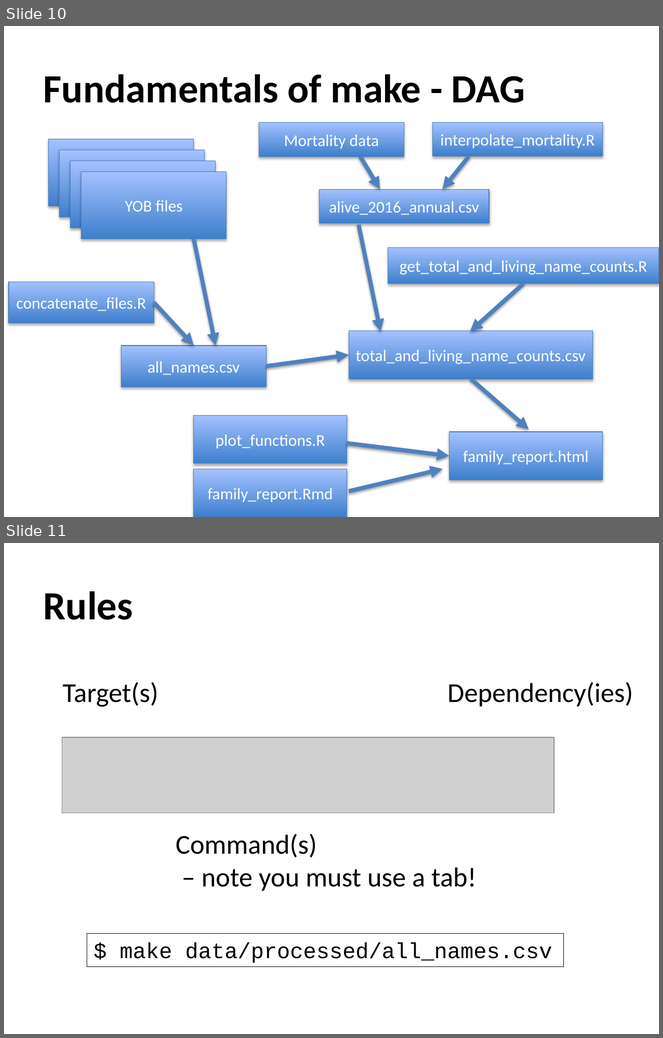
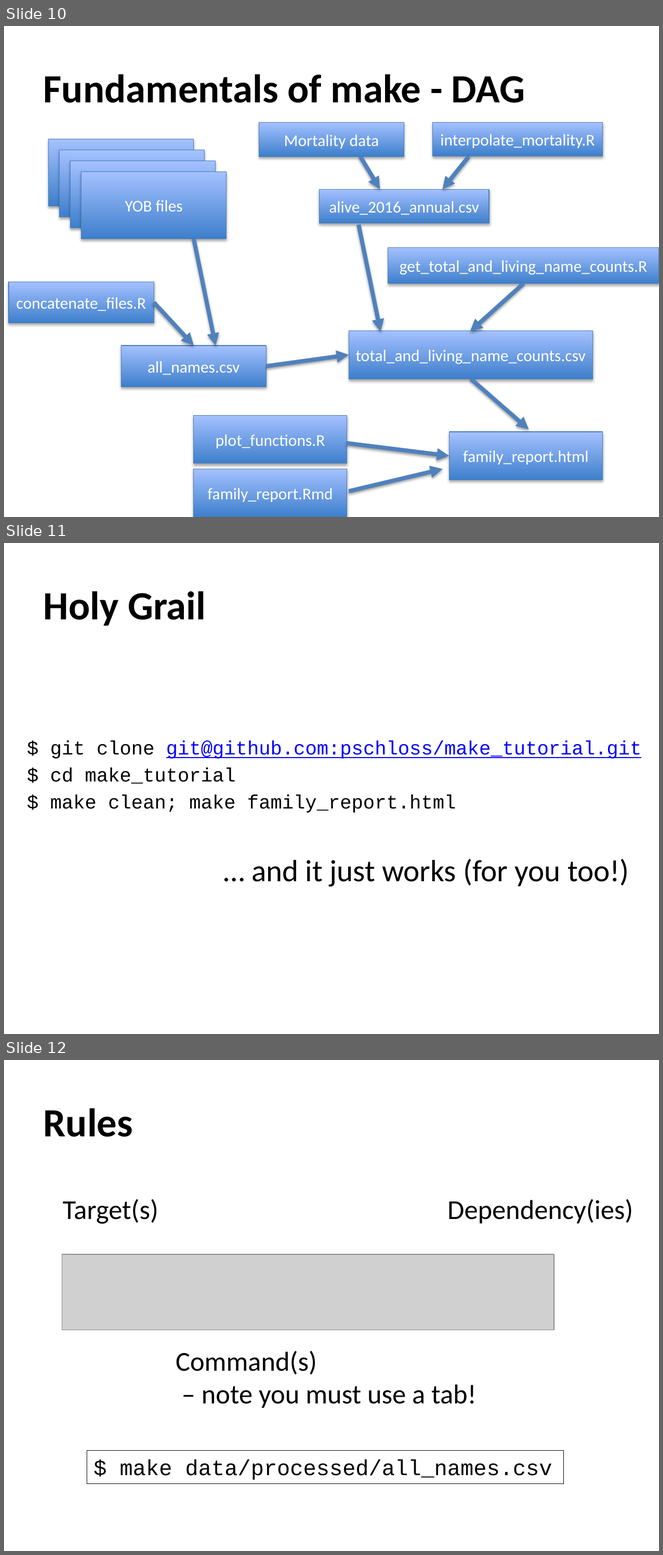
Before and after one commit to riffomonas/make_tutorial, a slide deck: talk.pptx. Shown one above the other, each under a label of ours: slides 10 and 11 before the commit, slides 10, 11 and 12 after it. The pictures are 663x1038 and 663x1555 pixels, drawn with LibreOffice and Linux fonts; fonts in the diff are those of the drawing; grey boxes stand for pictures. Boxes give left, top, right and bottom in pixels: in the first picture for what was removed or moved away, otherwise in the second. Text is boxed around its words. In the diff, an @@ line names an element or a change of style, - is before the commit and + after.

```diff
--- a/talk.pptx
+++ b/talk.pptx
@@ slide 11 added at box(4, 543, 659, 1034), background #FFFFFF @@
@@ title added at box(44, 591, 206, 626), 44 pt, text #000000, bold @@
+Holy Grail
@@ text added at box(50, 741, 642, 887), 21.2 pt, text #000000 @@
+$ git clone git@github.com:pschloss/make_tutorial.git
+$ cd make_tutorial
+$ make clean; make family_report.html
+… and it just works (for you too!)
@@ what was slide 11 is now slide 12 @@
```
Also in this commit, not shown: 3 slides changed.
